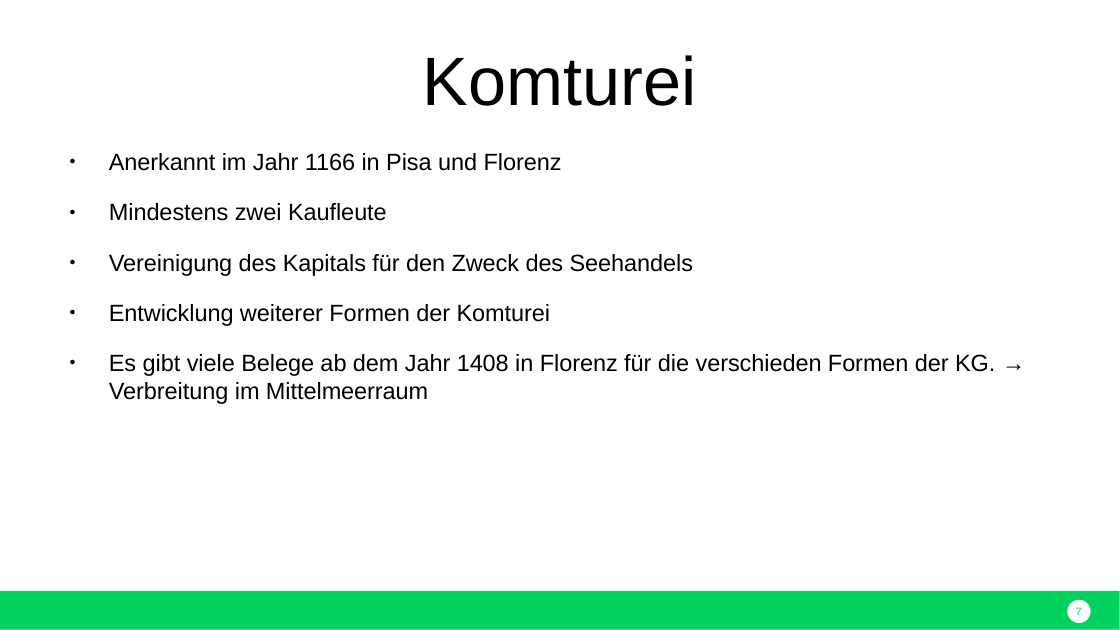
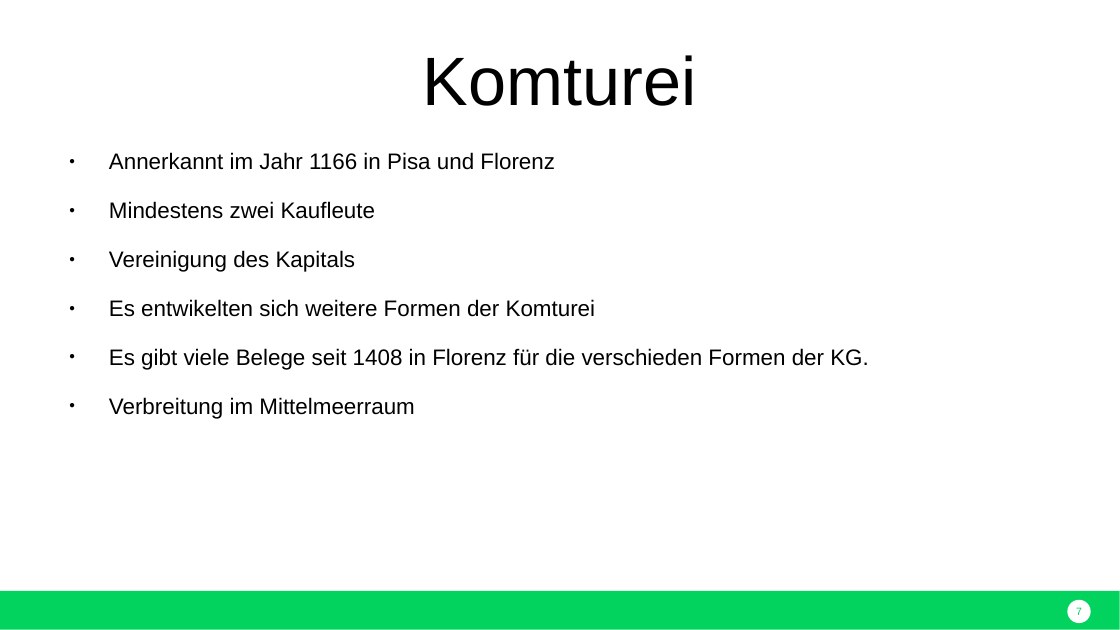
Before and after one commit to nodeg/exercises, a slide deck: slide 7 of Referat_BWP_KG_eugen.pptx. Drawn at 1120x630 pixels with LibreOffice and Linux fonts; fonts in the diff are those of the drawing. Boxes give left, top, right and bottom in pixels: in the first picture for what was removed or moved away, otherwise in the second. Text is boxed around its words. In the diff, an @@ line names an element or a change of style, - is before the commit and + after.

```diff
--- a/Referat_BWP_KG_eugen.pptx
+++ b/Referat_BWP_KG_eugen.pptx
@@ text at box(109, 152, 555, 170): text changed; size 15 to 14.4 pt @@
-● Anerkannt im Jahr 1166 in Pisa und Florenz
+● Annerkannt im Jahr 1166 in Pisa und Florenz
@@ text at box(109, 201, 376, 219): size 15 to 14.4 pt in "Mindestens zwei Kaufleute" @@
@@ text at box(109, 250, 869, 419): text changed; size 15 to 14.4 pt @@
-● Vereinigung des Kapitals für den Zweck des Seehandels
-● Entwicklung weiterer Formen der Komturei
-● Es gibt viele Belege ab dem Jahr 1408 in Florenz für die verschieden Formen der KG. → Verbreitung im Mittelmeerraum
+● Vereinigung des Kapitals
+● Es entwikelten sich weitere Formen der Komturei
+● Es gibt viele Belege seit 1408 in Florenz für die verschieden Formen der KG.
+● Verbreitung im Mittelmeerraum
```
Also in this commit, not shown: 6 other slides changed.
